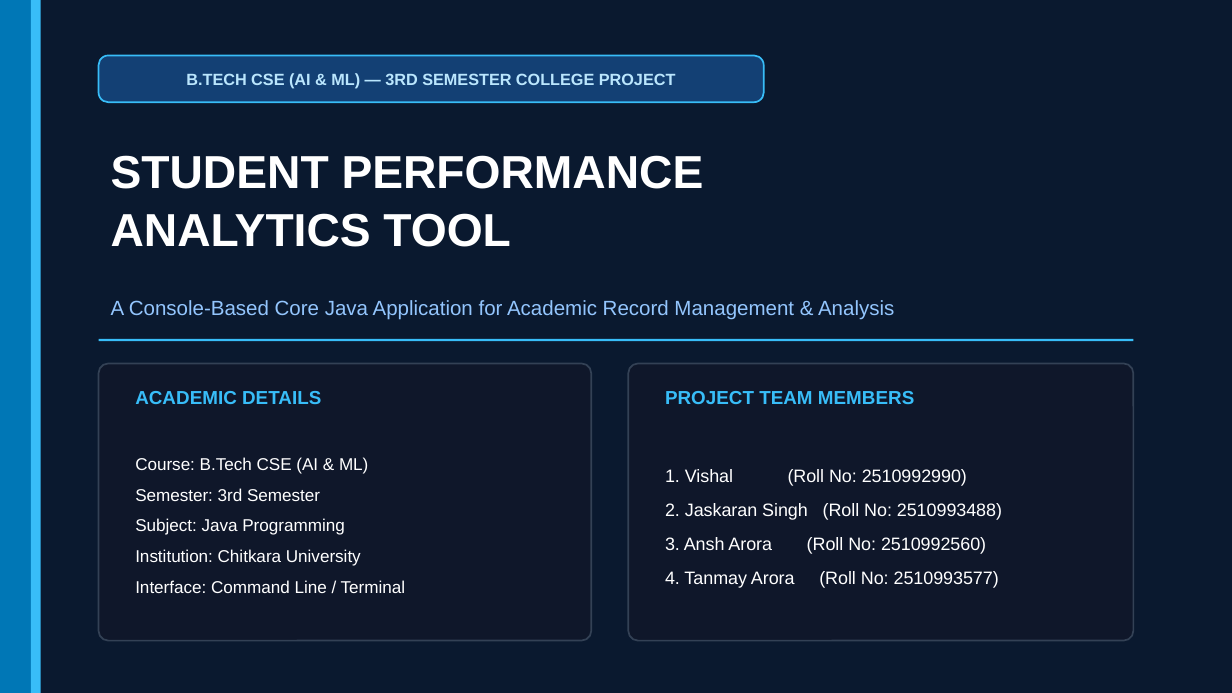
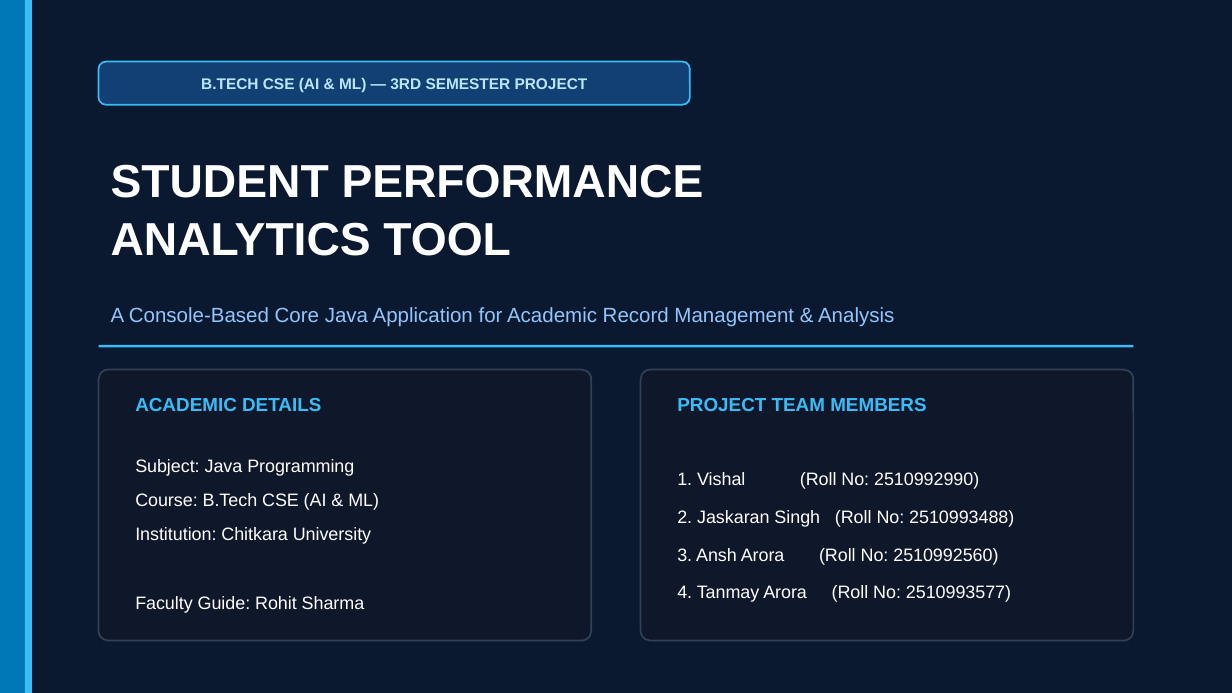
Before and after one commit to Tanmay-Arora19/java_project_sem3, a slide deck: slide 1 of Student_Performance_Analytics_Presentation.pptx. Drawn at 1232x693 pixels with LibreOffice and Linux fonts; fonts in the diff are those of the drawing. Boxes give left, top, right and bottom in pixels: in the first picture for what was removed or moved away, otherwise in the second. Text is boxed around its words. In the diff, an @@ line names an element or a change of style, - is before the commit and + after.

Commit message:
Update presentation with minimal layout and add Faculty Guide Rohit Sharma

```diff
--- a/Student_Performance_Analytics_Presentation.pptx
+++ b/Student_Performance_Analytics_Presentation.pptx
@@ rectangle resized from (x1=0, y1=0, x2=31, y2=692) to (x1=0, y1=0, x2=25, y2=692) @@
@@ rectangle moved from (x1=31, y1=0, x2=41, y2=692) to (x1=25, y1=0, x2=32, y2=692) @@
@@ rounded rectangle resized from (x1=99, y1=55, x2=764, y2=102) to (x1=99, y1=62, x2=690, y2=105) @@
@@ rounded rectangle at (x1=99, y1=62, x2=690, y2=105): proportions changed @@
@@ text at (x1=201, y1=78, x2=588, y2=92): text changed; size 9.5 to 9 pt @@
-B.TECH CSE (AI & ML) — 3RD SEMESTER COLLEGE PROJECT
+B.TECH CSE (AI & ML) — 3RD SEMESTER PROJECT
@@ text "STUDENT PERFORMANCE" moved from (x1=111, y1=155, x2=704, y2=247) to (x1=111, y1=164, x2=704, y2=256) @@
@@ 2 texts, 1 rectangle moved together from (x1=99, y1=300, x2=1133, y2=404) to (x1=99, y1=307, x2=1133, y2=411) @@
@@ rounded rectangle resized from (x1=99, y1=363, x2=591, y2=641) to (x1=99, y1=370, x2=591, y2=641) @@
@@ rounded rectangle resized from (x1=628, y1=363, x2=1133, y2=641) to (x1=641, y1=370, x2=1133, y2=641) @@
@@ text "PROJECT TEAM MEMBERS" moved from (x1=665, y1=391, x2=914, y2=404) to (x1=677, y1=398, x2=926, y2=411) @@
@@ text "1. Vishal (Roll No: 2510992990)" moved from (x1=665, y1=469, x2=1002, y2=588) to (x1=677, y1=472, x2=1014, y2=602) @@
@@ text "1. Vishal (Roll No: 2510992990)" at (x1=677, y1=472, x2=1014, y2=602): line spacing 20pt to 22pt @@
@@ text at (x1=135, y1=459, x2=354, y2=476): paragraph added @@
+Subject: Java Programming
@@ text at (x1=135, y1=488, x2=344, y2=535): paragraphs removed @@
-Semester: 3rd Semester
-Subject: Java Programming
@@ text at (x1=135, y1=493, x2=379, y2=544): size 10 to 10.5 pt in "Course: B.Tech CSE (AI & ML)", "Institution: Chitkara University"; line spacing 18pt to 20pt @@
@@ text at (x1=135, y1=596, x2=365, y2=613): text changed; size 10 to 10.5 pt @@
-Interface: Command Line / Terminal
+Faculty Guide: Rohit Sharma
```
Also in this commit, not shown: 13 other slides changed, 1 slide added, 1 slide removed, 3 other files.
